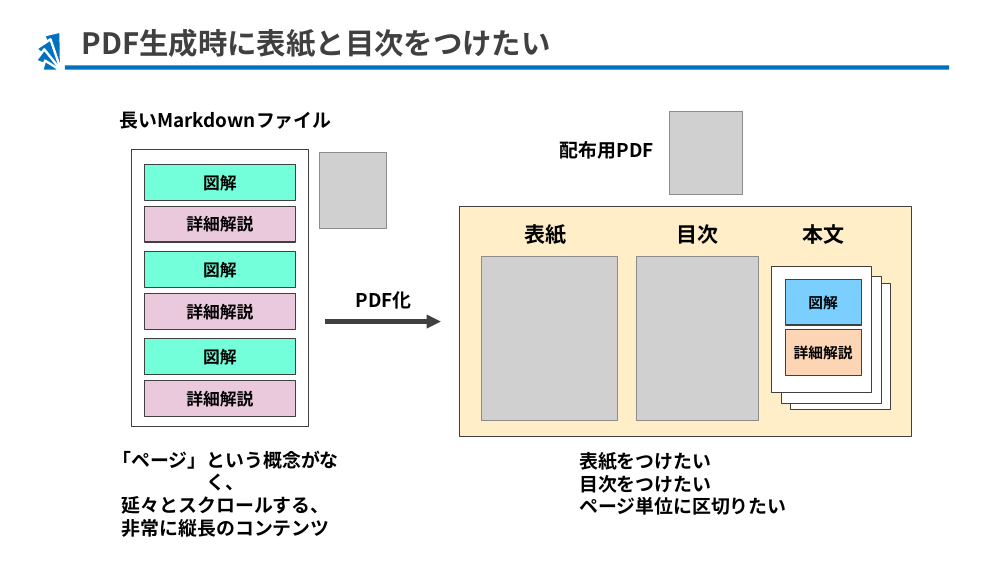
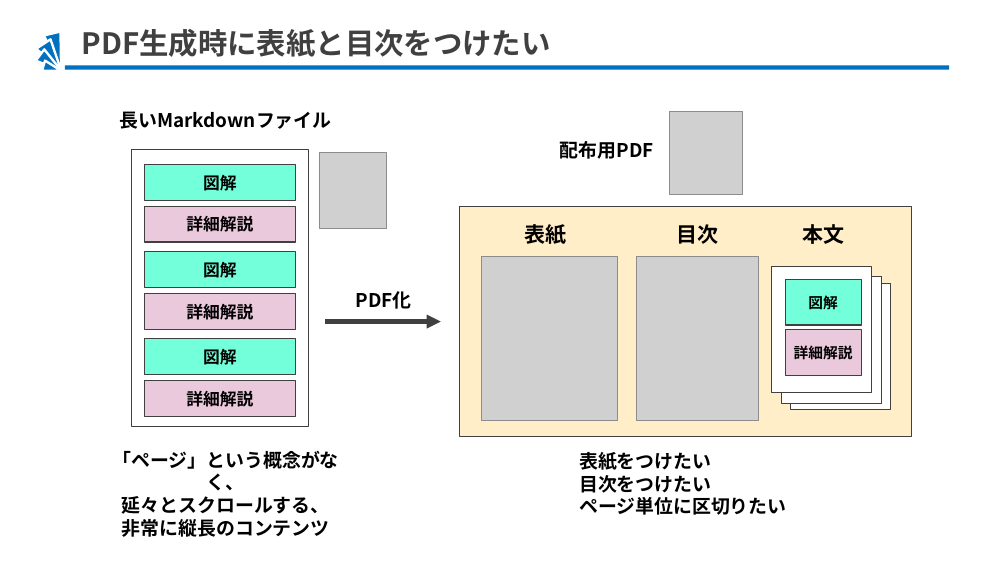
Before and after one commit to hiro77284/ppt-md-merger-samples, a slide deck: slide 2 of cases/102-cover-index/src/102-cover-index.pptx. Drawn at 1008x567 pixels with LibreOffice and Linux fonts; fonts in the diff are those of the drawing; grey boxes stand for pictures. Boxes give left, top, right and bottom in pixels: in the first picture for what was removed or moved away, otherwise in the second. Text is boxed around its words. In the diff, an @@ line names an element or a change of style, - is before the commit and + after.

```diff
--- a/cases/102-cover-index/src/102-cover-index.pptx
+++ b/cases/102-cover-index/src/102-cover-index.pptx
@@ rectangle "図解" at bbox=[786, 280, 861, 325]: fill #7ACFFF to #72FFD9 @@
@@ rectangle "詳細解説" at bbox=[786, 330, 861, 375]: fill #FCD5B5 to #EBC9DC @@
```
Also in this commit, not shown: 8 other files.
